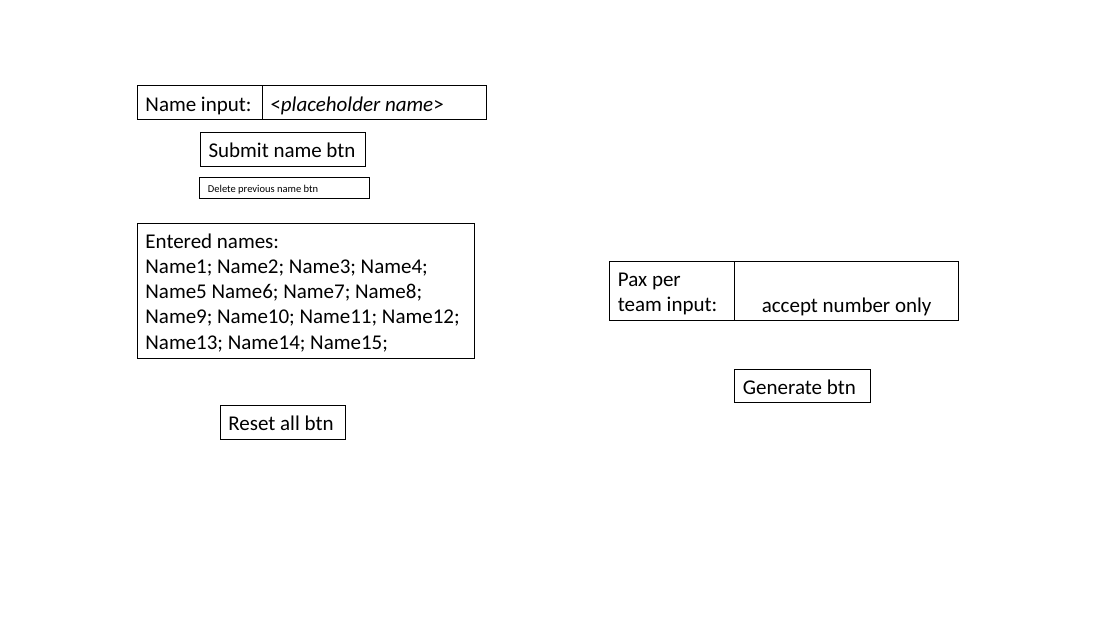
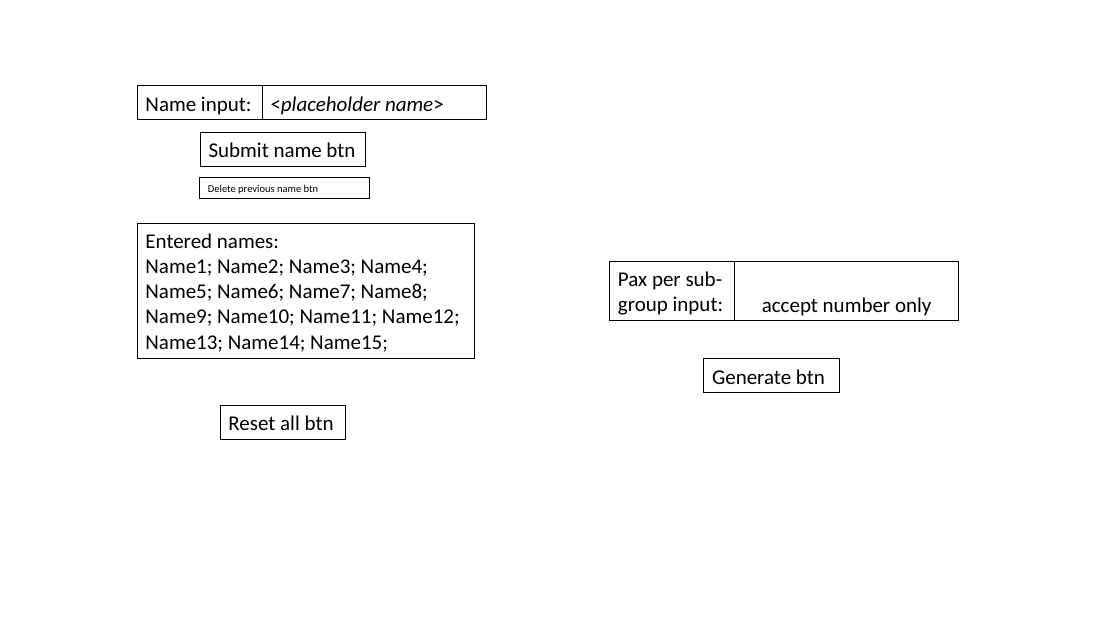
Before and after one commit to unkerpete/GAproj1, a slide deck: slide 2 of Project 1 sketch.pptx. Drawn at 1120x630 pixels with LibreOffice and Linux fonts; fonts in the diff are those of the drawing. Boxes give left, top, right and bottom in pixels: in the first picture for what was removed or moved away, otherwise in the second. Text is boxed around its words. In the diff, an @@ line names an element or a change of style, - is before the commit and + after.

```diff
--- a/Project 1 sketch.pptx
+++ b/Project 1 sketch.pptx
@@ text in rectangle at [145,259,460,352]: text changed @@
-Name1; Name2; Name3; Name4; Name5 Name6; Name7; Name8; Name9; Name10; Name11; Name12; Name13; Name14; Name15;
+Name1; Name2; Name3; Name4; Name5; Name6; Name7; Name8; Name9; Name10; Name11; Name12; Name13; Name14; Name15;
@@ text in rectangle at [618,271,723,315]: text changed @@
-Pax per team input:
+Pax per sub-group input:
@@ rectangle "Generate btn": place and size @@
-rectangle "Generate btn" at [735,369,871,402]
+rectangle "Generate btn" at [704,359,840,392]
```
Also in this commit, not shown: 1 other slide changed, 3 other files.
